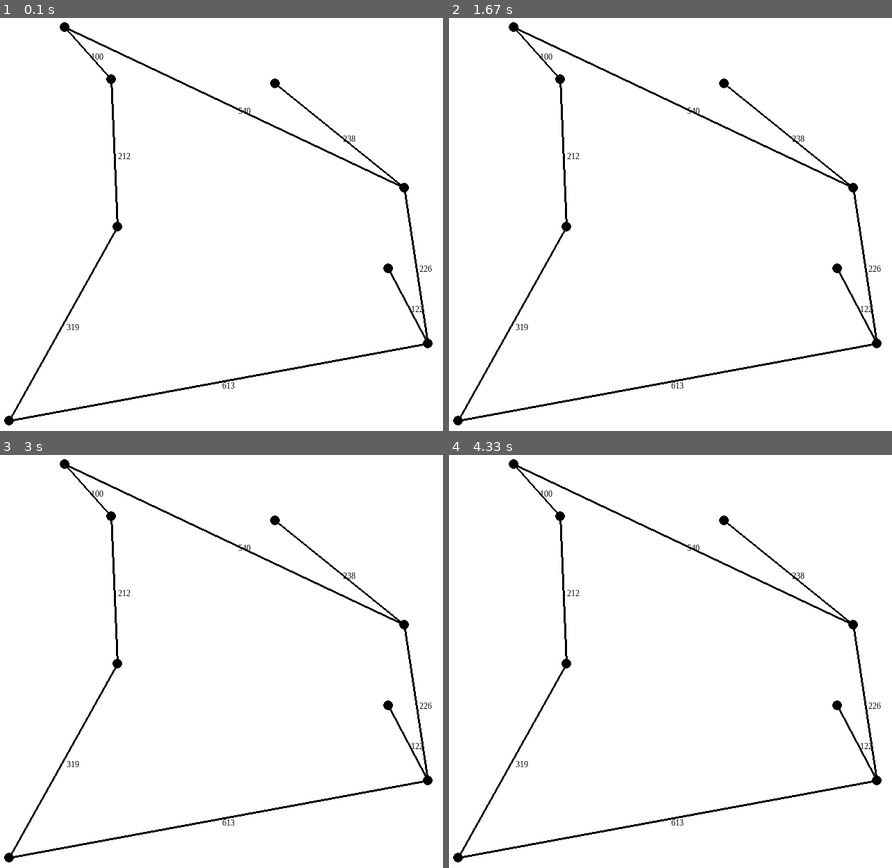
Above: before the commit, frames 1-4 (two rows, left to right).
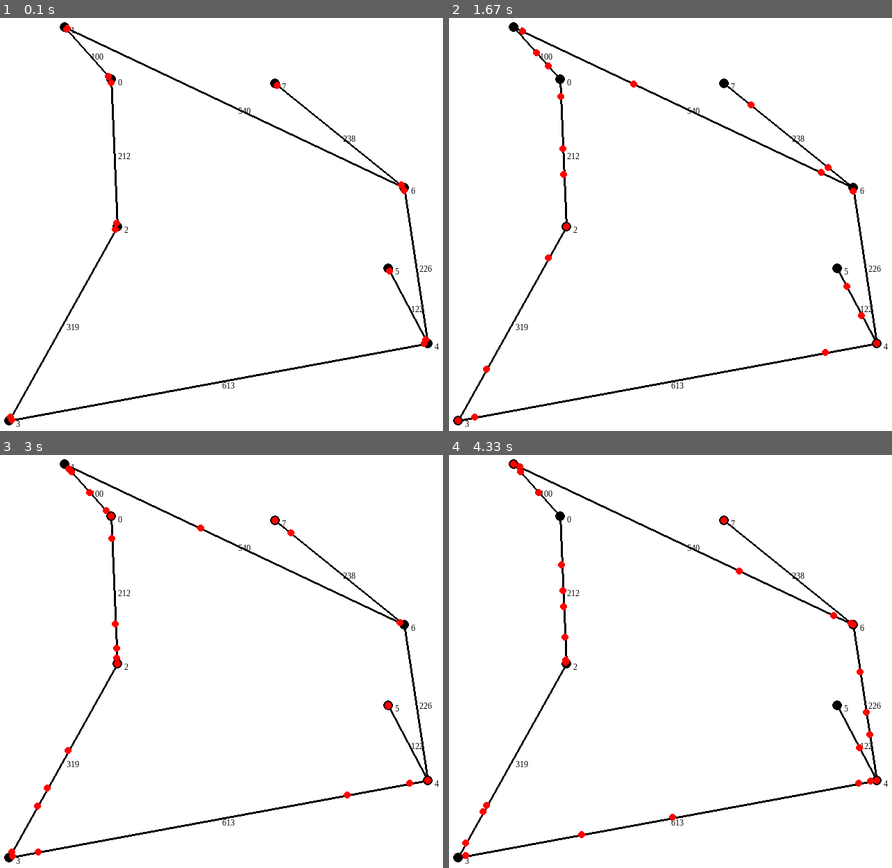
Above: after the commit, the same moments.

Repository: Ickaser/car-graph-viz
Game: pygame game, started from main_pygame.py
Two runs of this game, one before a commit and one after it. Both use one fixed random seed, a clock stepped at 60 frames per second and the inputs below.
Inputs:
- Up to frame 1 (0.1 s): no input
- Up to frame 2 (1.67 s): no input
- Up to frame 3 (3 s): no input
- Up to frame 4 (4.33 s): no input

The runs differ from the first frame. In frame 1, 0.3% of the frame differs, in the area x 1-100%, y 1-99%; in frame 2, 0.5%; in frame 3, 0.5%; in frame 4, 0.6%, in the area x 2-100%, y 1-99%.

Commit message:
Squashed a visualization bug, added animation for cars

Diff:
--- a/cars.py
+++ b/cars.py
@@ -9,7 +9,7 @@
 class Position:
     """
     At initialization, calls first node index nodeFrom, second nodeTo: be clear about the direction. \n
-    Distance is always measured from lower-index node, regardless of direction of travel.
+    Distance is always measured from lower-index node, regardless of direction of travel; at initialization, pass distance from departure node.
     Makes reference to whatever graph is passed at initialization.
     direction = True means nodeTo has higher index than nodeFrom; False means the opposite
     """
@@ -20,16 +20,17 @@
 
     def __init__(self, graph, nodeFrom, nodeTo, dist = 0, eqTol = 10):
         """
-        Takes graph, two integers and a float, indicating node indices and distance along edge
+        Takes graph, two integers indicating node indices and a distance along edge
         Graph is stored (by reference).
         If both indices are the same, places car at node and sets atNode = True.
         If indices are different, places car along edge and sets atNode = False.
-        Third argument is distance along the edge, from the lower-numbered node to higher-numbered node, which defaults to 0 (placed at lower node)
+        Third argument is distance along the edge from the departure node. Defaults to 0 (placed at node)
         eqTol defaults to 10; sets tolerance for equals operator, related to size of cars (in pixels)
         """
         s = self
         s.graph = graph
-        s.dist = dist
+        s.eqTol = eqTol
+
 
         # store nodes, check direction of travel and set appropriate booleans
         s.nodeFrom = nodeFrom
@@ -40,27 +41,40 @@
         elif s.nodeFrom > s.nodeTo:
             s.direction = False
             s.atNode = False
+        # for case where is at node already, compute some coordinates and return early
         else:
             s.atNode = True
+            s.coords = s.graph.nodes[s.nodeTo]["coords"]
+            s.xPos, s.yPos = s.coords
+            return
 
         # store then check length of the edge
+        # take given distance, and match it to system coordinates (from lower-index to higher-index node)
+        # compute distance to destination, store it (toNext)
         if s.direction:
             s.length = graph.edges[(s.nodeFrom, s.nodeTo)]["length"]
+            s.dist = dist
+            s.toNext = s.length - dist
         else:
             s.length = graph.edges[(s.nodeTo, s.nodeFrom)]["length"]
-
-        if dist > s.length:
+            s.dist = s.length - dist
+            s.toNext = dist
+
+
+
+        if dist > s.length+1:
             raise ValueError("The distance along an edge must be less than the edge's length.")
-            # handle the error??? TODO
-            pass
-
-        # calculate coordinates of position
-        s.fromCoords = s.graph.nodes[s.nodeFrom]["coords"]
-        s.toCoords = s.graph.nodes[s.nodeTo]["coords"]
-        prog = s.dist / float(s.length)
-        s.xPos = int(prog * s.fromCoords[0] + (1-prog) * s.toCoords[0])
-        s.yPos = int(prog * s.fromCoords[1] + (1-prog) * s.toCoords[1])
-        s.coords = (s.xPos, s.yPos)
+
+
+        # calculate coordinates of position if along an edge
+        if not s.atNode:
+            #interpolate between node coordinates to find position along edge
+            s.fromCoords = s.graph.nodes[s.nodeFrom]["coords"]
+            s.toCoords = s.graph.nodes[s.nodeTo]["coords"]
+            prog = s.dist / float(s.length)
+            s.xPos = int(prog * s.fromCoords[0] + (1-prog) * s.toCoords[0])
+            s.yPos = int(prog * s.fromCoords[1] + (1-prog) * s.toCoords[1])
+            s.coords = (s.xPos, s.yPos)
 
         # vars to update always: atNode, dist, xPos, yPos, coords
         # vars to update at node change: fromCoords, toCoords, length, direction
@@ -74,7 +88,7 @@
             if self.nodeFrom == other.nodeFrom and self.nodeTo == other.nodeTo:
                 if abs(self.dist - other.dist) <= eqTol:
                     return True
-        # The following block would equality of position if traveling in opposite directions at same place
+        # The following block would give equality of position if traveling in opposite directions at same place
         # else:
         #     if self.nodeFrom == other.nodeTo and self.nodeTo == other.nodeFrom:
         #         if abs(self.dist - other.dist) <= eqTol:
@@ -87,7 +101,7 @@
 
     def update(self, displace):
         """
-        Moves car along edge. If car is already at destination node, fails.
+        Moves position along edge. If car is already at destination node, fails.
         Takes displacement from previous position as argument. Preferably an integer
         Adds displacement to distance along edge in the appropriate direction
         Updates values: dist, xPos, yPos, coords, atNode
@@ -98,26 +112,36 @@
             raise ValueError("A car at a node cannot move, it needs a new destination node")
 
         # Move car along edge in correct direction
-        self.dist = self.dist + displace if direction else self.dist - displace
+        self.dist = self.dist + displace if self.direction else self.dist - displace
+        # Recompute distance to next node, according to direction
+        self.toNext = self.length - self.dist if self.direction else self.dist
 
         # Interpolate to recalculate other coordinates
-        prog = self.dist / float(self.length)
+        prog = (self.toNext if self.direction else self.dist) / float(self.length)
         self.xPos = int(prog * self.fromCoords[0] + (1-prog) * self.toCoords[0])
         self.yPos = int(prog * self.fromCoords[1] + (1-prog) * self.toCoords[1])
         self.coords = (self.xPos, self.yPos)
 
-        # if the new position is at or past the node on the edge, then set atNode=True
-        if self.dist <= 0 or self.dist >= self.length:
+        # if the new position is at or past its destination node, then set atNode=True and location at new node
+        if (self.dist <= 0 and not self.direction) or (self.dist >= self.length and self.direction):
             self.atNode = True
+            self.coords = self.toCoords
+            self.xPos, yPos = self.coords
+            self.nodeFrom = self.nodeTo
 
     # generates a new Position object, using a given new node
     def changeNodes(self, newNode):
         """
-        If the car is at a node
+        Give the car a new destination node. Fails if the car is not at its destination node.
+        Calls the init method to recalculate all values.
         """
         if not self.atNode:
             raise ValueError("A car not at its destination node cannot change destination nodes")
-        # TODO
+        self.__init__(self.graph, self.nodeTo, newNode, eqTol=self.eqTol)
+
+
+
+
 
 
 # Car class: designed to be independent of visualization system
@@ -135,14 +159,47 @@
         self.graph = graph
         self.randomBehavior = randomBehavior
         self.pos = pos
+        self.accel = 5
 
         if not randomBehavior:
             # TODO
             pass
         else:
             startNode = np.random.randint(0, graph.size)
-
-    def updatePosition():
-        if not randomBehavior:
+            self.pos = Position(self.graph, startNode, startNode)
+            self.velocity = 0
+
+    def updatePosition(self):
+        if not self.randomBehavior:
             # TODO
             pass
+
+        # if at node, randomly select another node from the nodes connected to the current node and set as destination
+        # also get speed limit info from graph, store that; end the method here
+        if self.pos.atNode:
+            self.pos.changeNodes(np.random.choice(self.graph.nodes[self.pos.nodeTo]["connect"]))
+            self.speedLimit = self.graph.edges[(self.pos.nodeFrom, self.pos.nodeTo) if self.pos.direction else (self.pos.nodeTo, self.pos.nodeFrom)]["speed"]
+            return
+
+        # along edge: update velocity, then move that far along edge
+        # TODO: checking cars' positions amongst themselves
+
+        # distance required to decelerate completely
+        decelerate = self.accel * sum(range(int(self.velocity/self.accel+1)))
+
+        # if car has room to decelerate later, accelerate up to speed limit
+        if self.pos.toNext > self.velocity + self.accel +  decelerate:
+            if self.velocity <= self.speedLimit - self.accel:
+                self.velocity += self.accel
+            elif self.velocity < self.speedLimit:
+                self.velocity = self.speedLimit
+
+        # if car is approaching node, begin decelerating
+        elif self.pos.toNext <= decelerate:
+            self.velocity -= self.accel
+        # if car is close, but going very slow, set velocity to 5
+        if self.pos.toNext <= 10 and self.velocity < 5:
+            self.velocity = 5
+
+        # travel along edge
+        self.pos.update(self.velocity)
--- a/graphGen.py
+++ b/graphGen.py
@@ -104,3 +104,10 @@
             x1, y1 = self.nodes[p1]["coords"]
             x2, y2 = self.nodes[p2]["coords"]
             self.edges[i]["length"] = int(np.sqrt( (x1-x2)*(x1-x2) + (y1-y2)*(y1-y2) ))
+
+    def genEdgeSpeeds(self):
+        """
+        Randomly assigns speed limits for all edges. Ints between 30 and 70.
+        """
+        for i in self.edges.keys():
+            self.edges[i]["speed"] = np.random.randint(30, 71)
--- a/main_pygame.py
+++ b/main_pygame.py
@@ -1,76 +1,118 @@
+# built by Isaac Wheeler, intern at CNR-IIA, beginning on 24/5/2019
+
 import pygame
 import pygame.freetype
 import graphGen
+import cars
 
 def main():
 
-    # inizializzare pygame
+    # initialize pygame
     pygame.init()
-    # caricare e impostare il logo
+    # set up the top bar of the window
     logo = pygame.image.load("32x32CNRIIA.jpg")
     pygame.display.set_icon(logo)
-    pygame.display.set_caption("minimal program")
+    pygame.display.set_caption("macchine che muovono")
 
-    #grandezza dello schermo utilizzato da pygame
+    # window size to be used by pygame
     size = (800, 800)
 
-    #creare o importare la mappa
+    # create/import the graph
+    # TODO: encapsulate this better
 
     graph = graphGen.Graph(8)
     graph.makeCoords8nodes(size)
     graph.calcEdgeLengths()
+    graph.genEdgeSpeeds()
 
-    #disegnare la mappa
+    #create a car: random style
+    # TODO create multiple cars, organized goals
+    carsNum = 30
+    stepsNum = 1
+    carList = [cars.Car(graph) for i in range(carsNum)]
+
+
+    # draw the map (TODO: encapsulate this better)
     map = pygame.Surface(size)
     WHITE = pygame.Color("white")
     BLACK = pygame.Color("black")
+    RED = pygame.Color("red")
     map.fill(WHITE)
+    font = pygame.freetype.SysFont("Times New Roman", 12)
 
-
-    #disegnare la mapppa: questa parte e specificata al mio graph randomico
-    for n in graph.nodes:
+    # drawing the map: this portion is specified to graphGen's graph structure
+    for i, n in enumerate(graph.nodes):
         pygame.draw.circle(map, BLACK, n["coords"], 7)
+        font.render_to(map, (n["coords"][0] + 10, n["coords"][1]), str(i), pygame.Color("black"))
 
     pygame.freetype.init()
-    font = pygame.freetype.SysFont("Times New Roman", 12)
+
 
     for e in graph.edges.keys():
         lineArea = pygame.draw.line(map, BLACK, graph.nodes[e[0]]["coords"], graph.nodes[e[1]]["coords"], 3)
 
 
-        # disegnare con testo la lunghezza di ciascun edge
+        # label all of the edge lengths
         font.render_to(map, (lineArea.centerx + 5, lineArea.centery), str(int(graph.edges[e]["length"])))
 
 
 
 
 
-    #creare superficie sullo schermo con grandezza sopra specificata
+    # create a window with the above specified size
     screen = pygame.display.set_mode(size)
 
-    screen.blit(map, (0, 0))
+    # copy the map as drawn to the window, update the display
+    dirtyRects = [screen.blit(map, (0, 0))]
     pygame.display.flip()
 
-    # variabile per controllare il loop main
+
+
+    # variable for controlling the main() loop
     running = True
 
-    # map = MapGenerate(Graph)
+    # pygame Clock object for controlling the framerate and update speed
+    clock = pygame.time.Clock()
 
     # loop main
     while running:
 
-        # gestione degli eventi: acquisisce tutti gli eventi
+        # event handling: get all events since previous loop
         for event in pygame.event.get():
 
-            # se evento e QUIT:
+            # if event is QUIT:
             if event.type == pygame.QUIT:
                 # exit loop
                 running = False
 
+        # update system state
+        for step in range(stepsNum):
+            for car in carList:
+                car.updatePosition()
 
-        # Cars.Update()
-        # Screen.Update()
+
+        # draw system to screen
+        # TODO: wrap this
+
+        # draw the map again, to overwrite old car positions
+        screen.blit(map, (0, 0))
+
+        # Draw car to the screen
+        # Keeps a list of areas of the screen which have been updated
+        for car in carList:
+            dirtyRects.append(pygame.draw.circle(screen, RED, car.pos.coords, 5))
+
+
+        # update the parts of the screen which have changed
+        pygame.display.update(dirtyRects[-carsNum*2:] )
+
+        # tick the system clock
+        clock.tick(20) #framerate of 20 fps
+
+
+
         #
+
 
 if __name__=="__main__":
     main()
